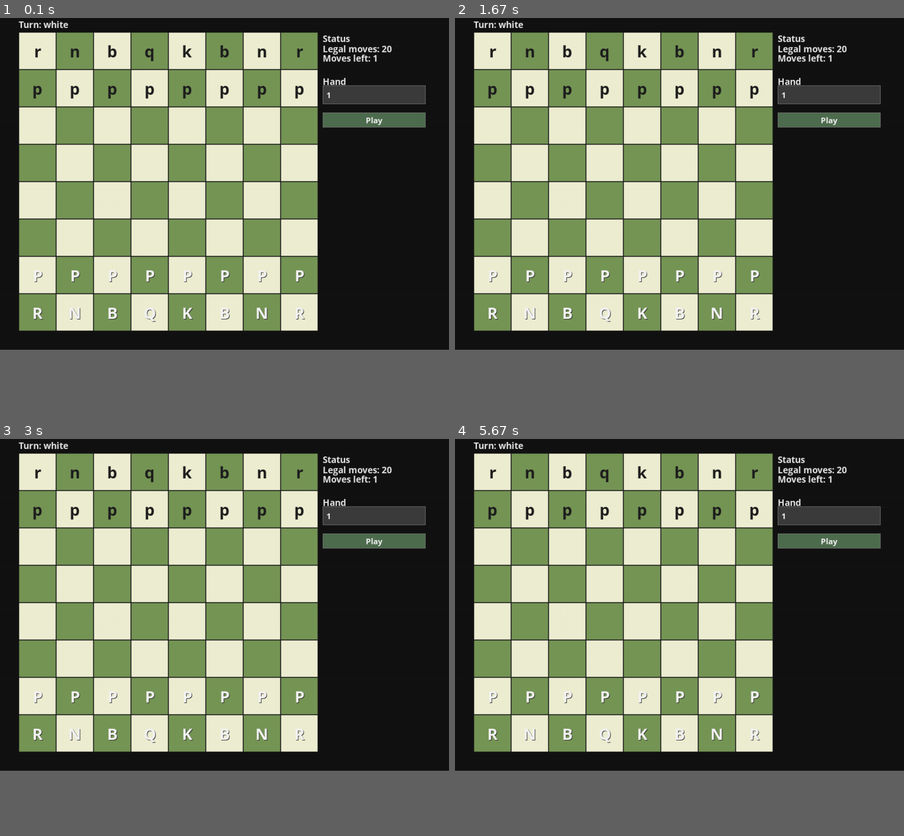
Above: before the commit, frames 1-4 (two rows, left to right).
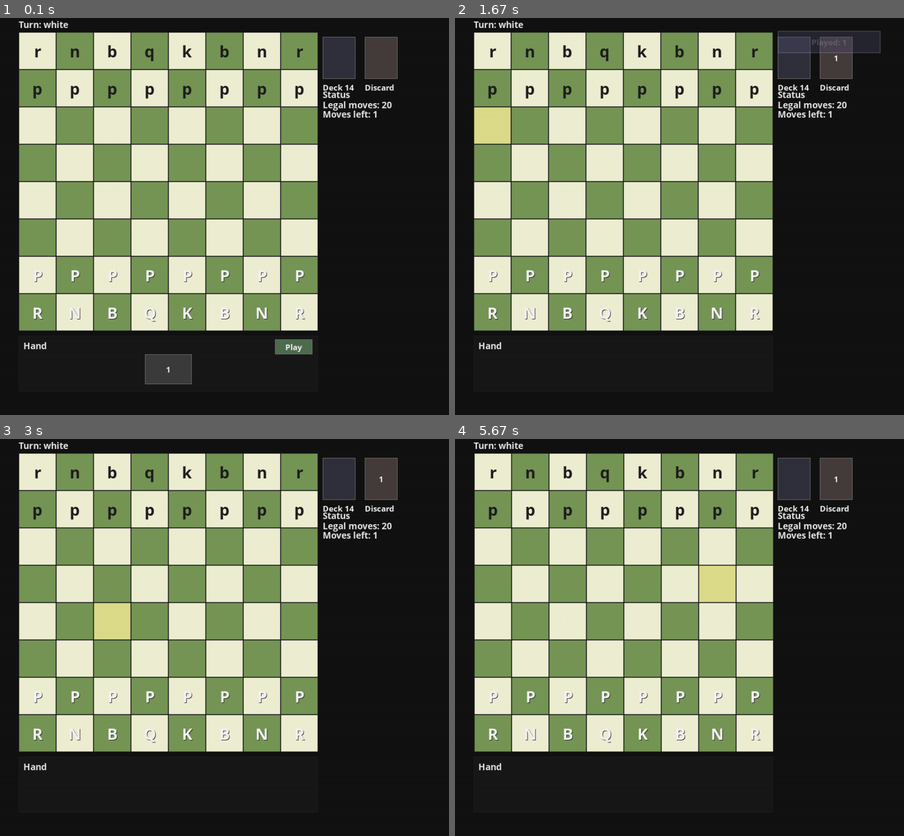
Above: after the commit, the same moments.

Repository: MeansMarkus/Wynd
Game: pygame game, started from pygame_main.py
Two runs of this game, one before a commit and one after it. Both use one fixed random seed, a clock stepped at 60 frames per second and the inputs below.
Inputs (mouse positions are in pixels of both pictures, inside the frame that each line leads up to):
- Up to frame 1 (0.1 s): no input
- Up to frame 2 (1.67 s): click "Play" at 0.38 s; press the mouse at (621, 367) at 0.7 s; move the mouse to (666, 244) at 0.8 s; release the mouse at (710, 121) at 0.93 s; press the mouse at (746, 347) at 1.03 s; move the mouse to (683, 240) at 1.13 s; release the mouse at (616, 133) at 1.27 s; click (508, 125) at 1.38 s
- Up to frame 3 (3 s): click (166, 577) at 1.75 s; click (197, 597) at 2.25 s; click (103, 617) at 2.58 s
- Up to frame 4 (5.67 s): click (553, 601) at 3.08 s; click (522, 776) at 3.65 s; click (603, 760) at 3.98 s; click (742, 661) at 4.42 s; click (692, 708) at 4.82 s; click (733, 597) at 5.48 s
In our replay, the window is 900x675 before the commit and 900x806 after it. These sizes can differ from the game's own. Grey fills any space a smaller window leaves; there, only what the larger window draws over its background counts as a difference.

The runs differ from the first frame. In frame 1, 5.1% of the frame differs, in the area x 4-95%, y 4-93%; in frame 2, 5.4%; in frame 3, 4.8%; in frame 4, 8.0%, in the area x 4-95%, y 3-84%.

Commit message:
base UI using react and websocket/FASTAPI running alongside main core logic

Diff:
--- a/pygame_main.py
+++ b/pygame_main.py
@@ -36,18 +36,29 @@
 
     board_pixels = board.size * renderer.cell_size
     window_width = renderer.margin * 2 + board_pixels + renderer.panel_width
-    window_height = renderer.margin * 2 + board_pixels
+    window_height = renderer.margin * 2 + board_pixels + renderer.tray_height
     screen = pygame.display.set_mode((window_width, window_height))
     pygame.display.set_caption("Chaos Chess")
 
     clock = pygame.time.Clock()
     running = True
     selected = None
+    hover_square = None
     selected_card_index = None
+    hover_card_index = None
     card_animation = None
+    shake_until = 0
     turn_started = True
 
     while running:
+        now = pygame.time.get_ticks()
+        shake_offset = (0, 0)
+        if now < shake_until:
+            phase = (shake_until - now) / 250.0
+            shake_x = int(6 * phase) * (-1 if (now // 50) % 2 == 0 else 1)
+            shake_offset = (shake_x, 0)
+        board_offset = shake_offset
+
         player = turn_manager.current_player()
         turn = player.color
         is_checkmate = board.is_checkmate(turn)
@@ -62,13 +73,13 @@
                 running = False
             if event.type == pygame.KEYDOWN and event.key == pygame.K_f:
                 print(board.to_fen(turn))
+            if event.type == pygame.MOUSEMOTION:
+                hover_square = renderer.square_from_mouse(event.pos, board_offset=board_offset)
+                hover_card_index = renderer.card_at_pos(event.pos)
             if is_checkmate:
                 continue
             if event.type == pygame.MOUSEBUTTONDOWN and event.button == 1:
-                hand_start_y = renderer.last_hand_start_y
-                if hand_start_y is not None and renderer.play_button_hit(
-                    event.pos, len(player.hand), hand_start_y
-                ):
+                if renderer.play_button_hit(event.pos):
                     if selected_card_index is not None:
                         try:
                             card = player.play_card(selected_card_index, state)
@@ -83,9 +94,7 @@
                         selected = None
                         continue
 
-                card_index = None
-                if hand_start_y is not None:
-                    card_index = renderer.card_at_pos(event.pos, len(player.hand), hand_start_y)
+                card_index = renderer.card_at_pos(event.pos)
                 if card_index is not None:
                     if selected_card_index == card_index:
                         selected_card_index = None
@@ -93,7 +102,7 @@
                         selected_card_index = card_index
                     continue
 
-                clicked = renderer.square_from_mouse(event.pos)
+                clicked = renderer.square_from_mouse(event.pos, board_offset=board_offset)
                 if clicked is None:
                     selected = None
                     continue
@@ -114,15 +123,17 @@
                             turn_manager.advance()
                             turn_started = True
                     except ValueError:
-                        pass
+                        shake_until = pygame.time.get_ticks() + 250
                     selected = None
 
         status_lines = []
         status_lines.append(f"Legal moves: {board.count_legal_moves(turn)}")
         status_lines.append(f"Moves left: {state.moves_left}")
+        checkmate_text = None
         if is_checkmate:
             winner = "white" if turn == "black" else "black"
-            status_lines.append(f"Checkmate: {winner} wins")
+            checkmate_text = f"Checkmate: {winner} wins"
+            status_lines.append(checkmate_text)
         elif board.is_in_check(turn):
             status_lines.append("Check")
 
@@ -138,16 +149,26 @@
                     "progress": elapsed / card_animation["duration"],
                 }
 
+        discard_top = deck.discard_pile[-1] if deck.discard_pile else None
+        opponent = players[0] if player is players[1] else players[1]
         renderer.draw(
             screen,
             selected=selected,
+            hover_square=hover_square,
             turn=turn,
             status_lines=status_lines,
             moves=board.move_history,
             hand=player.hand,
+            opponent_hand_count=len(opponent.hand),
             selected_card_index=selected_card_index,
+            hover_card_index=hover_card_index,
             show_play=True,
             animation=animation_payload,
+            deck_count=len(deck.draw_pile),
+            discard_top=discard_top,
+            check_color=turn if board.is_in_check(turn) else None,
+            checkmate=checkmate_text,
+            board_offset=board_offset,
         )
         pygame.display.flip()
         clock.tick(60)
--- /dev/null
+++ b/server/main.py
@@ -0,0 +1,132 @@
+import json
+import os
+import sys
+from typing import Dict, List
+
+from fastapi import FastAPI, WebSocket, WebSocketDisconnect
+
+ROOT = os.path.abspath(os.path.join(os.path.dirname(__file__), ".."))
+if ROOT not in sys.path:
+    sys.path.insert(0, ROOT)
+
+from cards.card import Deck
+from cards.number import NumberCard
+from cards.plus_two import PlusTwoCard
+from cards.reverse import ReverseCard
+from game.board import Board
+from game.game_state import GameState
+from game.turn_manager import TurnManager
+from players.player import Player
+
+
+app = FastAPI()
+
+
+class ConnectionManager:
+    def __init__(self):
+        self.active: List[WebSocket] = []
+
+    async def connect(self, websocket: WebSocket):
+        await websocket.accept()
+        self.active.append(websocket)
+
+    def disconnect(self, websocket: WebSocket):
+        if websocket in self.active:
+            self.active.remove(websocket)
+
+    async def broadcast(self, message: Dict):
+        for ws in list(self.active):
+            await ws.send_text(json.dumps(message))
+
+
+def build_deck():
+    cards = []
+    cards.extend(ReverseCard() for _ in range(2))
+    cards.extend(PlusTwoCard() for _ in range(3))
+    for number in range(1, 6):
+        cards.extend(NumberCard(number) for _ in range(2))
+    return Deck(cards)
+
+
+board = Board()
+board.setup_initial()
+players = [Player("White", "white"), Player("Black", "black")]
+turn_manager = TurnManager(players)
+deck = build_deck()
+state = GameState(board, players, turn_manager, deck)
+turn_started = True
+manager = ConnectionManager()
+
+
+def ensure_turn_start():
+    global turn_started
+    if not turn_started:
+        return
+    current = turn_manager.current_player()
+    if len(current.hand) < 5:
+        current.draw(deck)
+    state.moves_left = 1
+    turn_started = False
+
+
+def serialize_state():
+    ensure_turn_start()
+    current = turn_manager.current_player()
+    turn = current.color
+    is_checkmate = board.is_checkmate(turn)
+    winner = "white" if turn == "black" else "black"
+    return {
+        "fen": board.to_fen(turn),
+        "turn": turn,
+        "moves_left": state.moves_left,
+        "hand": [str(card) for card in current.hand],
+        "opponent_hand_count": len(players[0].hand) if current is players[1] else len(players[1].hand),
+        "deck_count": len(deck.draw_pile),
+        "discard_top": str(deck.discard_pile[-1]) if deck.discard_pile else None,
+        "move_history": board.move_history,
+        "check": board.is_in_check(turn),
+        "checkmate": is_checkmate,
+        "winner": winner if is_checkmate else None,
+    }
+
+
+def apply_move(start: str, end: str):
+    global turn_started
+    ensure_turn_start()
+    current = turn_manager.current_player()
+    board.move_piece(start, end, current.color)
+    state.moves_left -= 1
+    if state.moves_left <= 0:
+        turn_manager.advance()
+        turn_started = True
+
+
+def apply_card(index: int):
+    ensure_turn_start()
+    current = turn_manager.current_player()
+    current.play_card(index, state)
+
+
+@app.get("/state")
+async def get_state():
+    return serialize_state()
+
+
+@app.websocket("/ws")
+async def websocket_endpoint(websocket: WebSocket):
+    await manager.connect(websocket)
+    try:
+        await websocket.send_text(json.dumps({"type": "state", "state": serialize_state()}))
+        while True:
+            raw = await websocket.receive_text()
+            data = json.loads(raw)
+            if data.get("type") == "move":
+                apply_move(data.get("start"), data.get("end"))
+            elif data.get("type") == "play_card":
+                apply_card(int(data.get("index")))
+            await manager.broadcast({"type": "state", "state": serialize_state()})
+    except WebSocketDisconnect:
+        manager.disconnect(websocket)
+    except Exception as exc:
+        await websocket.send_text(json.dumps({"type": "error", "message": str(exc)}))
+        manager.disconnect(websocket)
--- a/ui/renderer.py
+++ b/ui/renderer.py
@@ -6,48 +6,74 @@
         self.board = board
         self.cell_size = cell_size
         self.margin = margin
+        self.tray_height = 140
+        self.top_bar_height = 28
         self.dark = (118, 150, 86)
         self.light = (238, 238, 210)
         self.grid = (30, 30, 30)
         self.highlight = (246, 246, 105)
+        self.hover = (220, 220, 140)
+        self.check = (220, 80, 80)
         self.white_piece = (245, 245, 245)
         self.black_piece = (30, 30, 30)
         self.outline = (15, 15, 15)
         self.font = pygame.font.SysFont("Segoe UI", 36, bold=True)
         self.status_font = pygame.font.SysFont("Segoe UI", 20, bold=True)
         self.card_font = pygame.font.SysFont("Segoe UI", 18, bold=True)
+        self.banner_font = pygame.font.SysFont("Segoe UI", 28, bold=True)
         self.card_bg = (60, 60, 60)
         self.card_bg_selected = (90, 90, 90)
         self.card_text = (240, 240, 240)
         self.card_border = (120, 120, 120)
         self.panel_width = 240
         self.last_hand_start_y = None
+        self.last_tray_rects = []
+        self.last_play_rect = None
+        self.side_panel_top_pad = 120
 
     def draw(
         self,
         screen,
         selected=None,
+        hover_square=None,
         turn=None,
         status_lines=None,
         moves=None,
         hand=None,
+        opponent_hand_count=0,
         selected_card_index=None,
+        hover_card_index=None,
         show_play=False,
         animation=None,
+        deck_count=0,
+        discard_top=None,
+        check_color=None,
+        checkmate=False,
+        board_offset=(0, 0),
     ):
         self._draw_status(screen, turn)
+        self._draw_deck_discard(screen, deck_count, discard_top)
         panel_y = self._draw_side_panel(screen, status_lines, moves)
-        self._draw_hand(screen, hand, selected_card_index, show_play, panel_y)
+        self._draw_tray(
+            screen,
+            hand,
+            opponent_hand_count,
+            selected_card_index,
+            hover_card_index,
+            show_play,
+        )
         self._draw_card_animation(screen, animation)
         board_size = self.board.size
         for row in range(board_size):
             for col in range(board_size):
-                x = self.margin + col * self.cell_size
-                y = self.margin + row * self.cell_size
+                x = self.margin + col * self.cell_size + board_offset[0]
+                y = self.margin + row * self.cell_size + board_offset[1]
                 is_dark = (row + col) % 2 == 1
                 color = self.dark if is_dark else self.light
                 if selected == (row, col):
                     color = self.highlight
+                elif hover_square == (row, col):
+                    color = self.hover
                 pygame.draw.rect(
                     screen,
                     color,
@@ -73,6 +99,11 @@
                         screen.blit(outline, outline_rect.move(1, 1))
                     screen.blit(label, label_rect)
 
+        if check_color:
+            self._draw_check_highlight(screen, check_color, board_offset)
+        if checkmate:
+            self._draw_checkmate_banner(screen, checkmate)
+
     def _draw_status(self, screen, turn):
         y = 10
         if turn:
@@ -81,12 +112,12 @@
             y += 22
 
     def _draw_side_panel(self, screen, status_lines, moves):
-        y = self.margin
+        y = self.margin + self.side_panel_top_pad
         if not status_lines and not moves:
             return y
 
         max_lines = 12
-        x = self.margin + self.board.size * self.cell_size + 10
+        x = self._side_panel_x()
 
         if status_lines:
             title = self.status_font.render("Status", True, (230, 230, 230))
@@ -118,67 +149,134 @@
 
         return y
 
-    def _draw_hand(self, screen, hand, selected_card_index, show_play, start_y):
+    def _draw_tray(
+        self,
+        screen,
+        hand,
+        opponent_hand_count,
+        selected_card_index,
+        hover_card_index,
+        show_play,
+    ):
+        tray_top = self.margin + self.board.size * self.cell_size + 10
+        tray_left = self.margin
+        tray_width = self.board.size * self.cell_size
+        tray_rect = pygame.Rect(tray_left, tray_top, tray_width, self.tray_height - 20)
+        pygame.draw.rect(screen, (25, 25, 25), tray_rect)
+        pygame.draw.rect(screen, self.grid, tray_rect, 1)
+
+        title = self.status_font.render("Hand", True, (230, 230, 230))
+        screen.blit(title, (tray_left + 10, tray_top + 8))
+
+        self.last_tray_rects = []
+        self.last_play_rect = None
         if not hand:
-            self.last_hand_start_y = None
             return
 
-        x = self.margin + self.board.size * self.cell_size + 10
-        y = start_y + 20
-
-        title = self.status_font.render("Hand", True, (230, 230, 230))
-        screen.blit(title, (x, y))
-        y += 22
-
-        self.last_hand_start_y = y
-
-        card_rects, play_rect = self._hand_layout(y, len(hand))
+        card_count = len(hand)
+        available_width = tray_width - 20
+        card_w = min(100, max(64, (available_width - 10) // max(1, card_count)))
+        card_h = 64
+        gap = 8
+        total_width = card_count * card_w + (card_count - 1) * gap
+        start_x = tray_left + (tray_width - total_width) // 2
+        card_y = tray_top + 40
+
         for idx, card in enumerate(hand):
-            rect = card_rects[idx]
+            x = start_x + idx * (card_w + gap)
+            rect = pygame.Rect(x, card_y, card_w, card_h)
+            if idx == selected_card_index:
+                rect = rect.move(0, -6)
+            self.last_tray_rects.append(rect)
+
             is_selected = idx == selected_card_index
+            is_hover = idx == hover_card_index
             bg = self.card_bg_selected if is_selected else self.card_bg
+            if is_hover:
+                bg = (bg[0] + 10, bg[1] + 10, bg[2] + 10)
             pygame.draw.rect(screen, bg, rect)
             pygame.draw.rect(screen, self.card_border, rect, 1)
             label = self.card_font.render(str(card), True, self.card_text)
-            label_rect = label.get_rect(midleft=(rect.x + 8, rect.centery))
+            label_rect = label.get_rect(center=rect.center)
             screen.blit(label, label_rect)
 
-        if show_play and play_rect:
-            pygame.draw.rect(screen, (80, 110, 80), play_rect)
-            pygame.draw.rect(screen, self.card_border, play_rect, 1)
+        if show_play:
+            play_w = 80
+            play_h = 32
+            play_x = tray_left + tray_width - play_w - 12
+            play_y = tray_top + 8
+            self.last_play_rect = pygame.Rect(play_x, play_y, play_w, play_h)
+            pygame.draw.rect(screen, (80, 110, 80), self.last_play_rect)
+            pygame.draw.rect(screen, self.card_border, self.last_play_rect, 1)
             label = self.card_font.render("Play", True, self.card_text)
-            label_rect = label.get_rect(center=play_rect.center)
+            label_rect = label.get_rect(center=self.last_play_rect.center)
             screen.blit(label, label_rect)
 
-    def _hand_layout(self, start_y, count):
-        if count <= 0:
-            return [], None
-
-        x = self.margin + self.board.size * self.cell_size + 10
-        card_w = self.panel_width - 20
-        card_h = 40
-        gap = 8
-        rects = []
-        for i in range(count):
-            y = start_y + i * (card_h + gap)
-            rects.append(pygame.Rect(x, y, card_w, card_h))
-
-        play_y = start_y + count * (card_h + gap) + 10
-        play_rect = pygame.Rect(x, play_y, card_w, 32)
-        return rects, play_rect
-
-    def card_at_pos(self, pos, hand_count, start_y):
-        rects, _ = self._hand_layout(start_y, hand_count)
-        for idx, rect in enumerate(rects):
+        if opponent_hand_count:
+            back_w = 28
+            back_h = 40
+            opp_x = tray_left + 10
+            opp_y = tray_top + 8
+            for i in range(min(opponent_hand_count, 8)):
+                rect = pygame.Rect(opp_x + i * 8, opp_y, back_w, back_h)
+                pygame.draw.rect(screen, (70, 70, 90), rect)
+                pygame.draw.rect(screen, self.card_border, rect, 1)
+            count_label = self.card_font.render(
+                f"Opponent: {opponent_hand_count}", True, (200, 200, 200)
+            )
+            screen.blit(count_label, (opp_x + 8 * 8 + 8, opp_y + 10))
+
+    def card_at_pos(self, pos):
+        for idx, rect in enumerate(self.last_tray_rects):
             if rect.collidepoint(pos):
                 return idx
         return None
 
-    def play_button_hit(self, pos, hand_count, start_y):
-        _, play_rect = self._hand_layout(start_y, hand_count)
-        if play_rect and play_rect.collidepoint(pos):
-            return True
-        return False
+    def play_button_hit(self, pos):
+        return bool(self.last_play_rect and self.last_play_rect.collidepoint(pos))
+
+    def _draw_deck_discard(self, screen, deck_count, discard_top):
+        x = self._side_panel_x()
+        y = self.margin + 10
+
+        deck_rect = pygame.Rect(x, y, 70, 90)
+        discard_rect = pygame.Rect(x + 90, y, 70, 90)
+        pygame.draw.rect(screen, (50, 50, 60), deck_rect)
+        pygame.draw.rect(screen, self.card_border, deck_rect, 1)
+        pygame.draw.rect(screen, (70, 60, 60), discard_rect)
+        pygame.draw.rect(screen, self.card_border, discard_rect, 1)
+
+        deck_label = self.card_font.render(f"Deck {deck_count}", True, self.card_text)
+        screen.blit(deck_label, (x, y + 96))
+        discard_label = self.card_font.render("Discard", True, self.card_text)
+        screen.blit(discard_label, (x + 90, y + 96))
+
+        if discard_top:
+            card_label = self.card_font.render(str(discard_top), True, self.card_text)
+            card_rect = card_label.get_rect(center=discard_rect.center)
+            screen.blit(card_label, card_rect)
+
+    def _side_panel_x(self):
+        return self.margin + self.board.size * self.cell_size + 10
+
+    def _draw_check_highlight(self, screen, color, board_offset):
+        king_pos = self.board.find_king(color)
+        if not king_pos:
+            return
+        row, col = king_pos
+        x = self.margin + col * self.cell_size + board_offset[0]
+        y = self.margin + row * self.cell_size + board_offset[1]
+        rect = pygame.Rect(x, y, self.cell_size, self.cell_size)
+        pygame.draw.rect(screen, self.check, rect, 3)
+
+    def _draw_checkmate_banner(self, screen, text):
+        overlay = pygame.Surface(screen.get_size(), pygame.SRCALPHA)
+        overlay.fill((0, 0, 0, 120))
+        screen.blit(overlay, (0, 0))
+
+        label = self.banner_font.render(text, True, (240, 240, 240))
+        rect = label.get_rect(center=(screen.get_width() / 2, screen.get_height() / 2))
+        screen.blit(label, rect)
 
     def _draw_card_animation(self, screen, animation):
         if not animation:
@@ -204,9 +302,11 @@
 
         screen.blit(surface, rect.topleft)
 
-    def square_from_mouse(self, pos):
+    def square_from_mouse(self, pos, board_offset=(0, 0)):
         x, y = pos
         board_size = self.board.size
+        x -= board_offset[0]
+        y -= board_offset[1]
         if x < self.margin or y < self.margin:
             return None
         x -= self.margin
Not shown, added: server/README.md
Not shown, added: server/requirements.txt
Not shown, added: web/README.md
Not shown, added: web/package-lock.json
Not shown, added: web/package.json
Not shown, added: .gitignore
Not shown, added: web/index.html
Not shown, added: web/src/App.jsx
Not shown, added: web/src/api.js
Not shown, added: web/src/main.jsx
Not shown, added: web/src/styles.css
Not shown, added: web/vite.config.js
